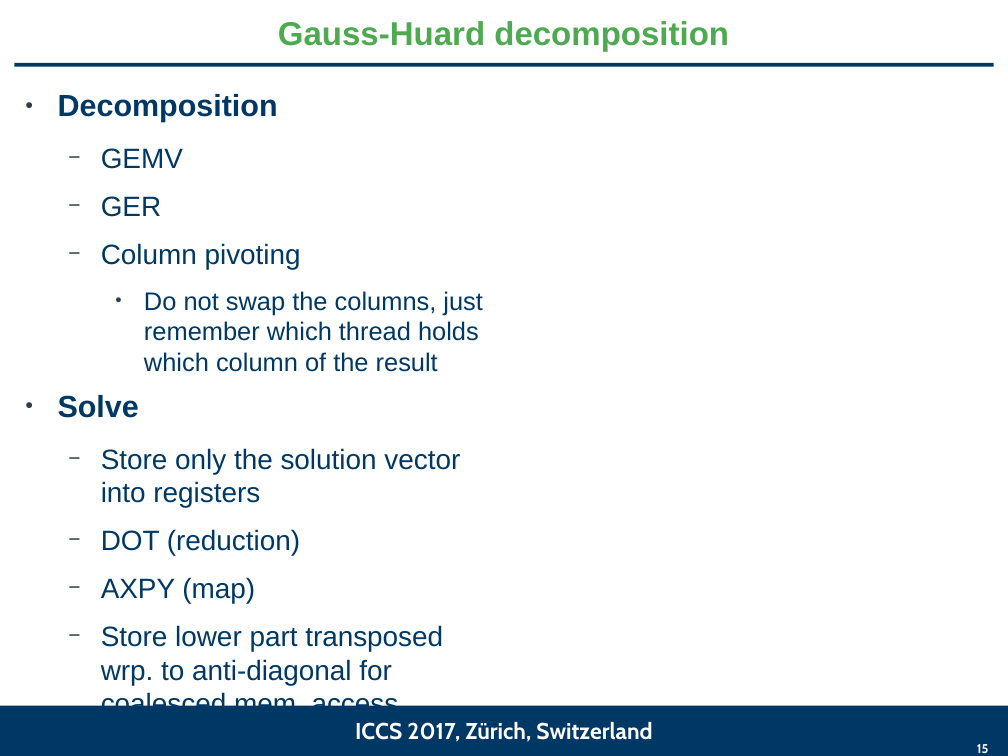
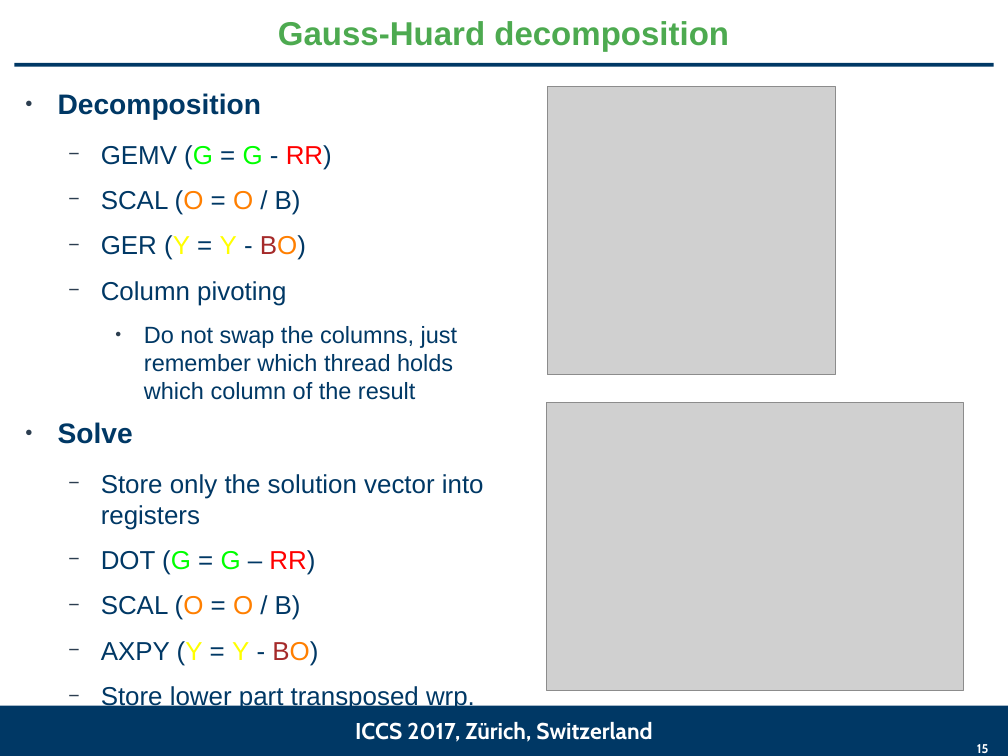
Before and after one commit to gflegar/talks, a slide deck: slide 15 of iccs_2017/slides.odp. Drawn at 1008x756 pixels with LibreOffice and Linux fonts; fonts in the diff are those of the drawing; grey boxes stand for pictures; background and template pictures are left out. Boxes give left, top, right and bottom in pixels: in the first picture for what was removed or moved away, otherwise in the second. Text is boxed around its words. In the diff, an @@ line names an element or a change of style, - is before the commit and + after.

```diff
--- a/iccs_2017/slides.odp
+++ b/iccs_2017/slides.odp
@@ picture added at (548,87,836,375) @@
@@ text at (58,93,484,740): size 24 to 22.2 pt in "Decomposition", "Solve"; size 22 to 20.4 pt in "Column pivoting", "Store only the solution vector into registers", "Store lower part transposed wrp. to anti-diagonal ..."; size 20 to 18.5 pt in "Do not swap the columns, just remember ..." @@
@@ text at (101,145,332,260): text changed; size 22 to 20.4 pt @@
-  − GEMV
-  − GER
+  − GEMV (G = G - RR)
+  − SCAL (O = O / B)
+  − GER (Y = Y - BO)
@@ picture added at (547,402,963,691) @@
@@ text at (101,550,318,666): text changed; size 22 to 20.4 pt @@
-  − DOT (reduction)
-  − AXPY (map)
+  − DOT (G = G – RR)
+  − SCAL (O = O / B)
+  − AXPY (Y = Y - BO)
```
Also in this commit, not shown: 2 other slides changed, 2 other files.
